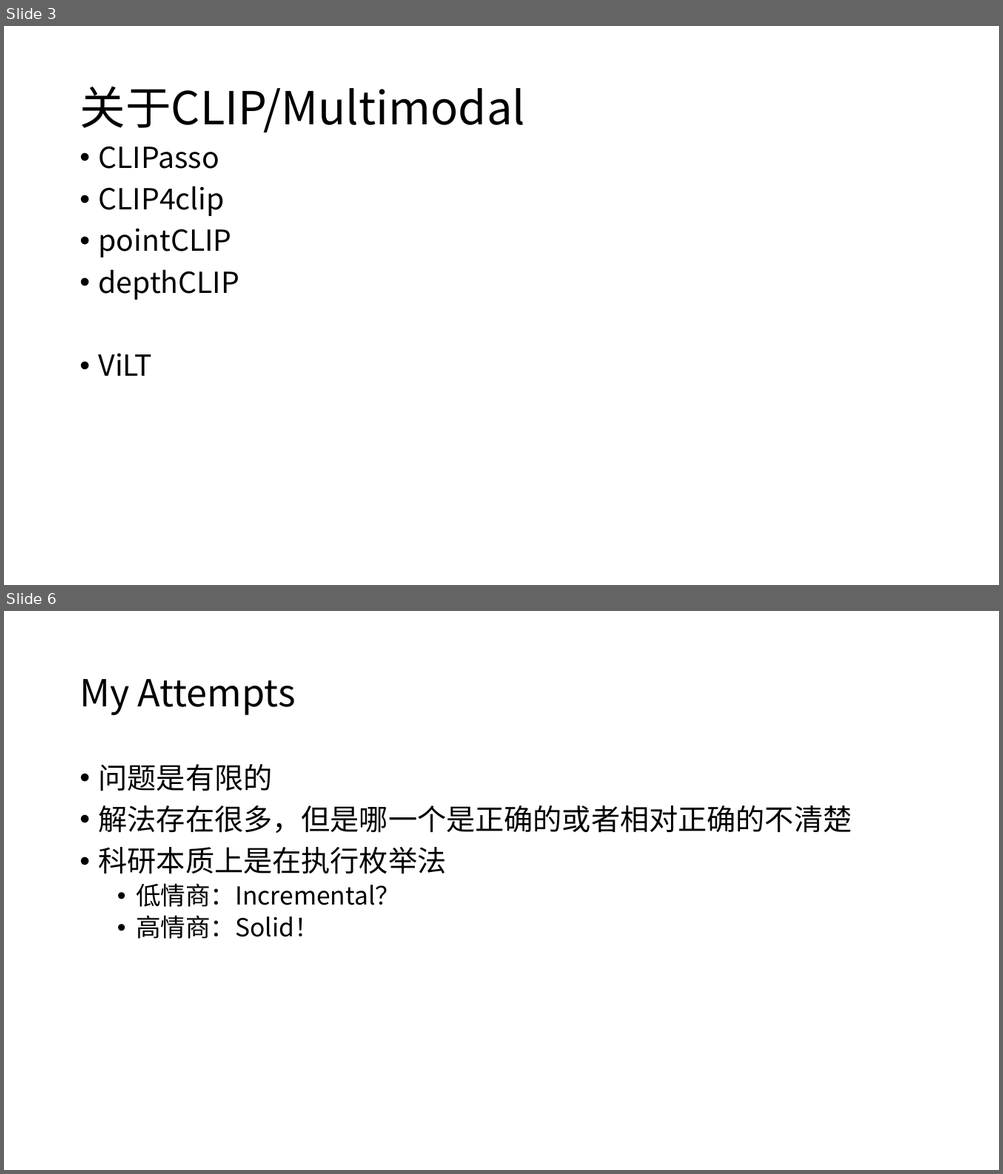
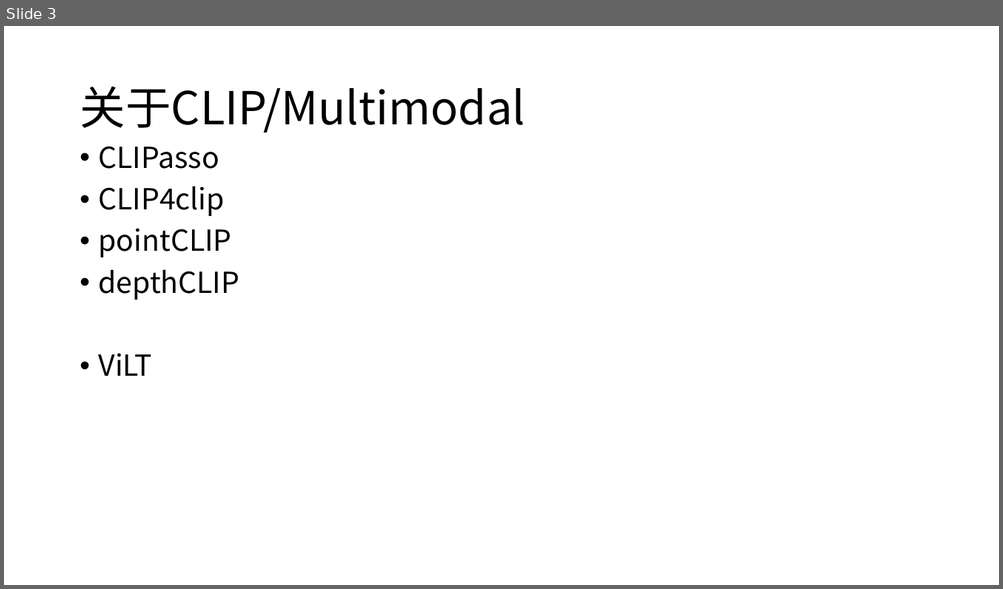
Before and after one commit to Napucheng/AI-refactor, a slide deck: DeepGen/DeepGen-3D-WM-Napucheng.pptx. Shown one above the other, each under a label of ours: slides 3 and 6 before the commit, slide 3 after it; the slides between them are not shown. The pictures are 1003x1174 and 1003x589 pixels, drawn with LibreOffice and Linux fonts; fonts in the diff are those of the drawing. Boxes give left, top, right and bottom in pixels: in the first picture for what was removed or moved away, otherwise in the second. Text is boxed around its words. In the diff, an @@ line names an element or a change of style, - is before the commit and + after.

```diff
--- a/DeepGen/DeepGen-3D-WM-Napucheng.pptx
+++ b/DeepGen/DeepGen-3D-WM-Napucheng.pptx
@@ slide 6 removed at [4, 611, 999, 1170], background #FFFFFF @@
@@ title removed at [79, 679, 296, 715] @@
-My Attempts
@@ text removed at [99, 764, 852, 939] @@
-• 问题是有限的
-• 解法存在很多，但是哪一个是正确的或者相对正确的不清楚
-• 科研本质上是在执行枚举法
-  • 低情商：Incremental？
-  • 高情商：Solid！
```
Also in this commit, not shown: 4 slides changed, 2 slides added, 50 other files.
